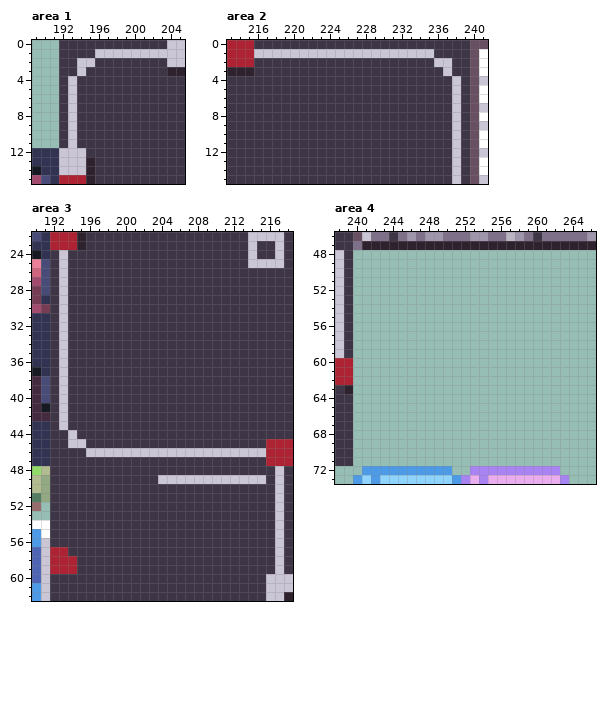
A pixel-art file gets an edit: games/Phaser-Snake-Game/public/assets/Tiled/tileSheetx12.aseprite. The picture above is the old version.
384x384 pixels, 1 frame. Pixels under 10% opacity are left out. Colours within 5 levels of each other are drawn and written as one. Shown: area 1: x 189..205, y 0..15; area 2: x 213..241, y 0..15; area 3: x 190..218, y 22..62; area 4: x 238..266, y 46..73. The commit also changed other parts of the picture, which this record leaves out.
After:
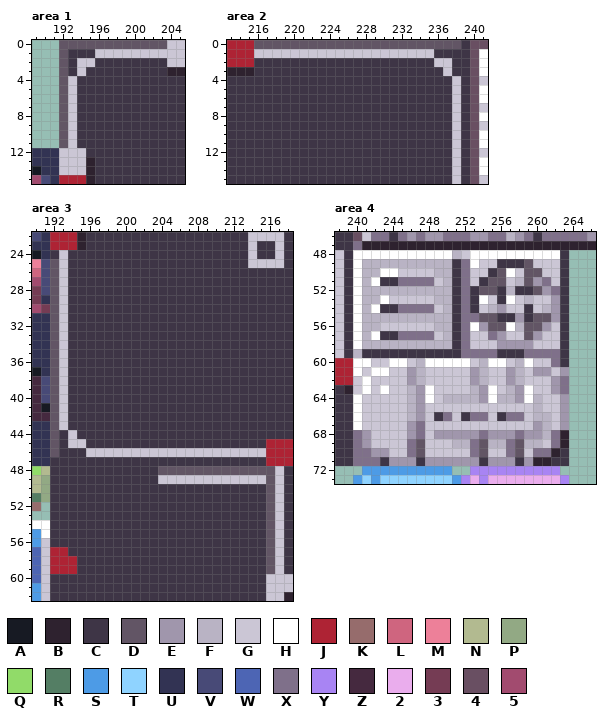
Palette (. is transparent): A #171a23  B #2e222f  C #3e3546  D #625565  E #a096ac  F #b9b3c4  G #cbc6d5  H #ffffff  J #ae2334  K #966c6c  L #cf657f  M #ed8099  N #b2ba90  P #92a984  Q #91db69  R #547e64  S #4d9be6  T #8fd3ff  U #323353  V #484a77  W #4d65b4  X #7f708a  Y #a884f3  Z #45293f  2 #eaaded  3 #753c54  4 #694f62  5 #a24b6f
From old to new:
Area 1, layer "Layer":
y 0: x 192..203 CCCCCCCCCCCC -> DDDDDDDDDDDD
y 1..11: x 192 C -> D
Area 2, layer "Layer":
y 0: x 216..238 CCCCCCCCCCCCCCCCCCCCCCC -> DDDDDDDDDDDDDDDDDDDDDDD
Area 3, layer "Layer":
y 25..46: x 192 C -> D
y 48: x 204..216 CCCCCCCCCCCCC -> DDDDDDDDDDDDD
y 49..59: x 216 C -> D
Area 4, layer "Layer":
y 48: x 240..263 ........................ -> HHHHHHHHHHHFGHHHHHHHHHHC
y 49: x 240..263 ........................ -> HFFFFFFFFFFCXHGGCCCDGGGC
y 50: x 240..263 ........................ -> HFFHHGGGGFFCXGGCDHGDDGGC
y 51: x 240..263 ........................ -> HFHCCXXXXGFCXGCDDGFDEXGC
y 52: x 240..263 ........................ -> HFFFFFFFFFFCXCDDCFCCDEXC
y 53: x 240..263 ........................ -> HFFHGGGGGFFCXCHGCHGFGGEC
y 54: x 240..263 ........................ -> HFHCCXXXXGFCXCGFEGGCGFEC
y 55: x 240..263 ........................ -> HFFFFFFFFFFCXXDDCCECDDEC
y 56: x 240..263 ........................ -> HFFGGGGGGFFCXHEDDHFDDEGC
y 57: x 240..263 ........................ -> HFHCCXXXXGFCXGGXEGGDEGGC
y 58: x 240..263 ........................ -> HFFFFFFFFFFCXGGGEEEEGGGC
y 59: x 240..263 ........................ -> FCCCCCCCCCCCXXXXCCCXXXXC
y 60: x 240..263 ........................ -> HHGGHHGFHHHHHGFHHGFHGGXC
y 61: x 240..263 ........................ -> HGHHGGEFGGGGGEFGGEFGEEGE
y 62: x 240..263 ........................ -> GHGGGGEFGGGGGEFGGEFGGGEX
y 63: x 240..263 ........................ -> GHGHGGFEHGGGGFEHGFEHGGEX
y 64: x 240..263 ........................ -> HGGGGGFEHGFFFFEHFFEHFGGE
y 65: x 240..263 ........................ -> HGGGGGFEGGGGGGGGGGGGFGGE
y 66: x 240..263 ........................ -> HGGGGGFEGCXGCXXGCXXGFFGE
y 67: x 240..263 ........................ -> HGGGGGEXGGGGGGGGGGGGEFGE
y 68: x 240..263 ........................ -> XEGGGGEXGEEEEEXEEEXEEFXB
y 69: x 240..263 ........................ -> XEGGGGXDGGGFFXDFFXDFFGXB
y 70: x 240..263 ........................ -> XXEEGGXDGGGGGXDGGXDGXXBC
y 71: x 240..263 ........................ -> XXXCEEECEEEEEECEEECEBBCC
Pixel boxes of the changes (left, top, right, bottom) in both pictures:
changed: (59, 40, 167, 148)
changed: (254, 40, 461, 49)
changed: (50, 259, 59, 457)
changed: (158, 466, 275, 574)
added: (353, 250, 569, 466)
